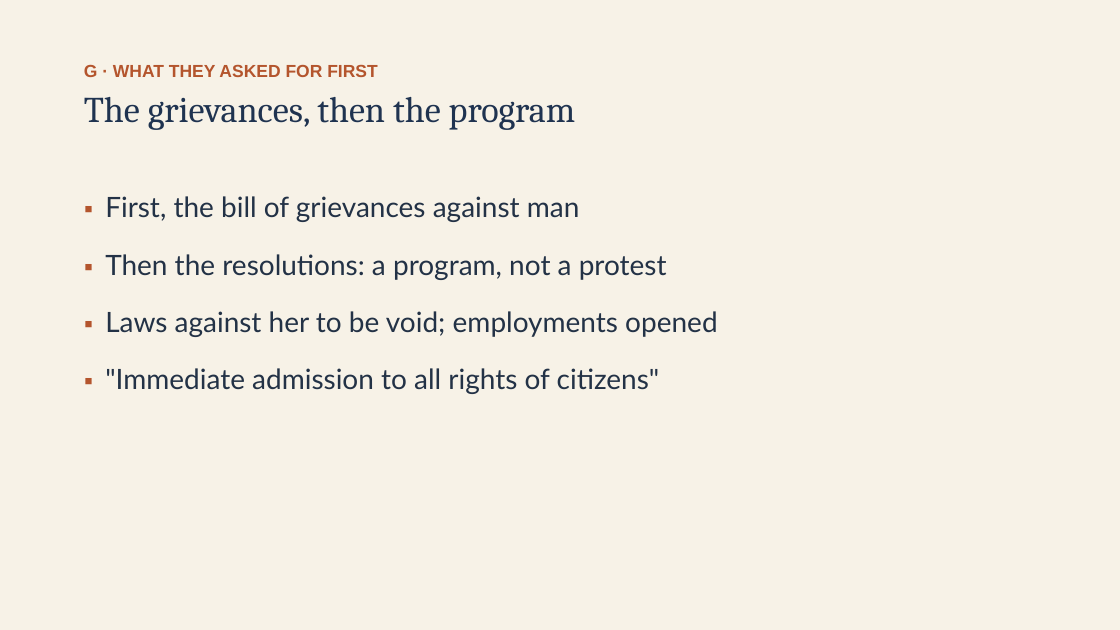
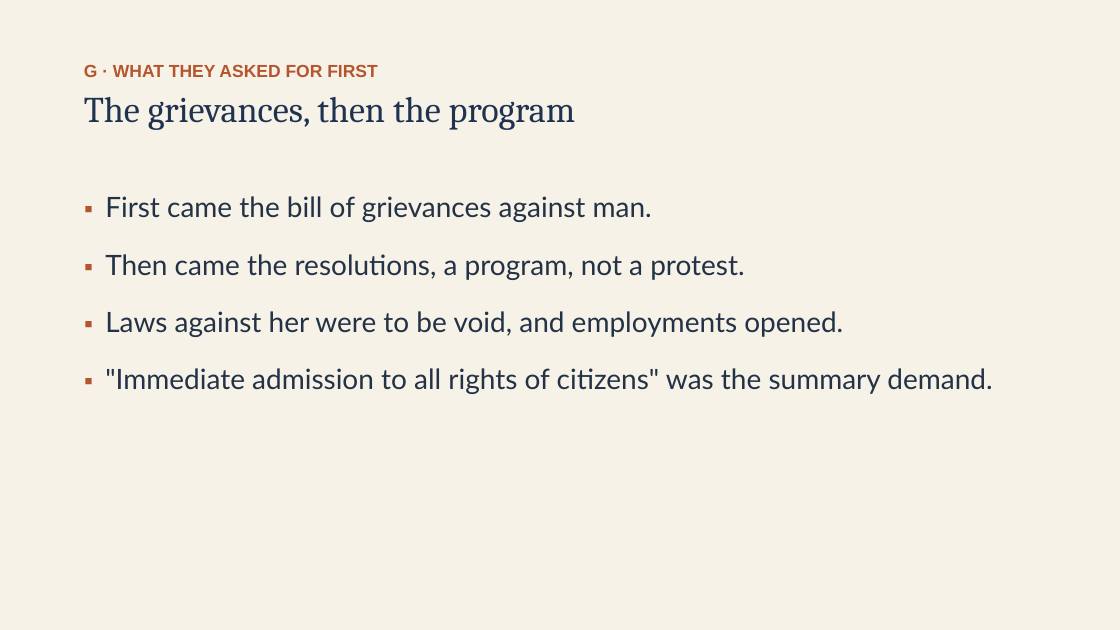
Before and after one commit to ab17gthb/humanities-curriculum-group, a slide deck: slide 24 of jackson-reform/lesson-08/lesson-08-slides.pptx. Drawn at 1120x630 pixels with LibreOffice and Linux fonts; fonts in the diff are those of the drawing. Boxes give left, top, right and bottom in pixels: in the first picture for what was removed or moved away, otherwise in the second. Text is boxed around its words. In the diff, an @@ line names an element or a change of style, - is before the commit and + after.

```diff
--- a/jackson-reform/lesson-08/lesson-08-slides.pptx
+++ b/jackson-reform/lesson-08/lesson-08-slides.pptx
@@ text at (105,196,992,394): text changed @@
-▪ First, the bill of grievances against man
-▪ Then the resolutions: a program, not a protest
-▪ Laws against her to be void; employments opened
-▪ "Immediate admission to all rights of citizens"
+▪ First came the bill of grievances against man.
+▪ Then came the resolutions, a program, not a protest.
+▪ Laws against her were to be void, and employments opened.
+▪ "Immediate admission to all rights of citizens" was the summary demand.
```
Also in this commit, not shown: 12 other slides changed, 6 other files.
